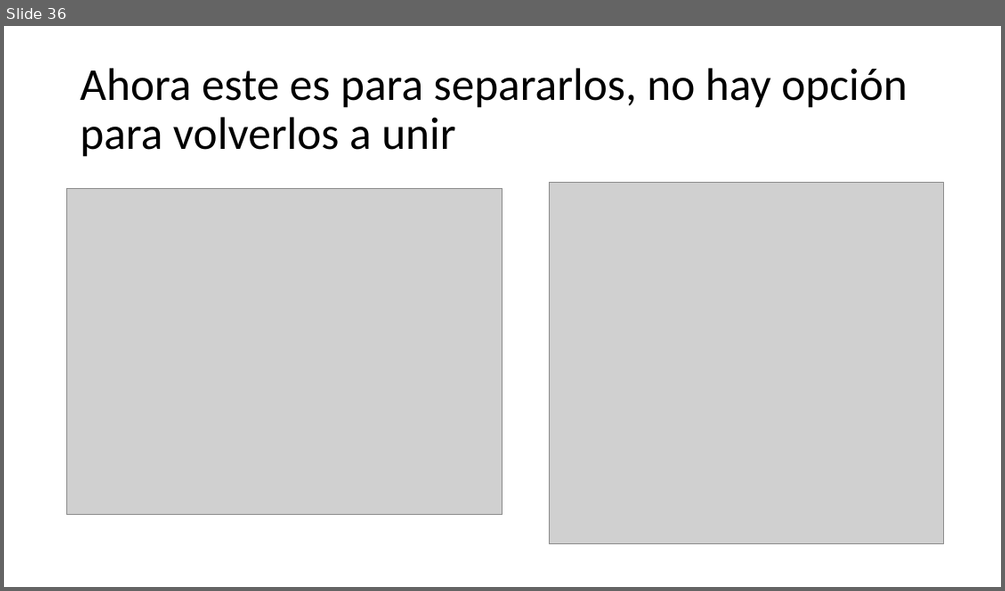
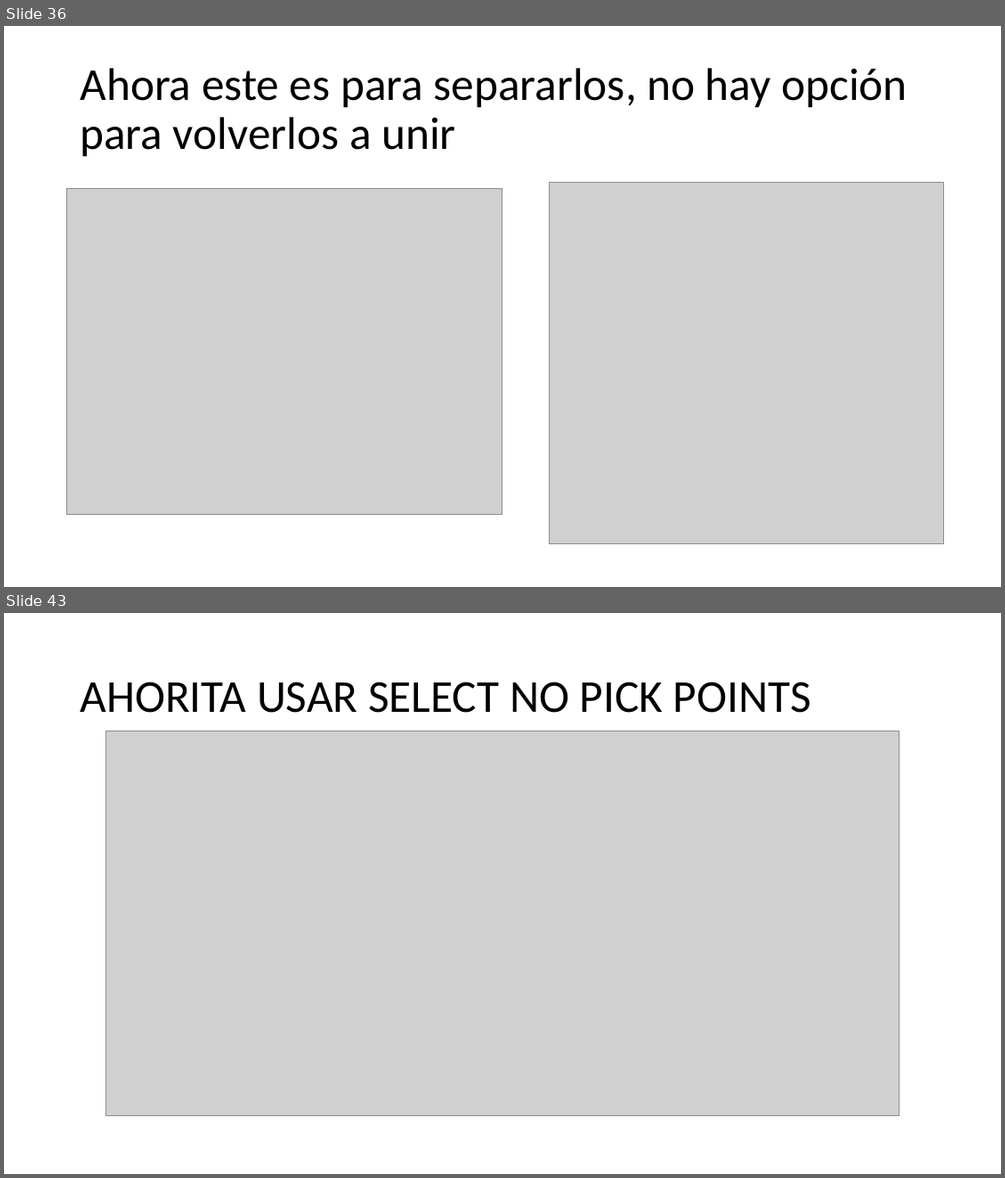
Before and after one commit to IvanRivera007/gitdocs-2026, a slide deck: AUTOCAD INTECAP/apuntes powerpoint/CLASE 10, Miercoles 18 Marzo.pptx. Shown one above the other, each under a label of ours: slide 36 before the commit, slides 36 and 43 after it; the slides between them are not shown. The pictures are 1005x591 and 1005x1178 pixels, drawn with LibreOffice and Linux fonts; fonts in the diff are those of the drawing; grey boxes stand for pictures. Boxes give left, top, right and bottom in pixels: in the first picture for what was removed or moved away, otherwise in the second. Text is boxed around its words. In the diff, an @@ line names an element or a change of style, - is before the commit and + after.

```diff
--- a/AUTOCAD INTECAP/apuntes powerpoint/CLASE 10, Miercoles 18 Marzo.pptx
+++ b/AUTOCAD INTECAP/apuntes powerpoint/CLASE 10, Miercoles 18 Marzo.pptx
@@ slide 43 added at bbox=[4, 613, 1001, 1174], background #FFFFFF @@
@@ title added at bbox=[80, 682, 811, 713], 44 pt, text #000000 @@
+AHORITA USAR SELECT NO PICK POINTS
@@ picture added at bbox=[106, 730, 899, 1116] @@
```
Also in this commit, not shown: 2 slides changed, 11 other slides added, 2 other files.
